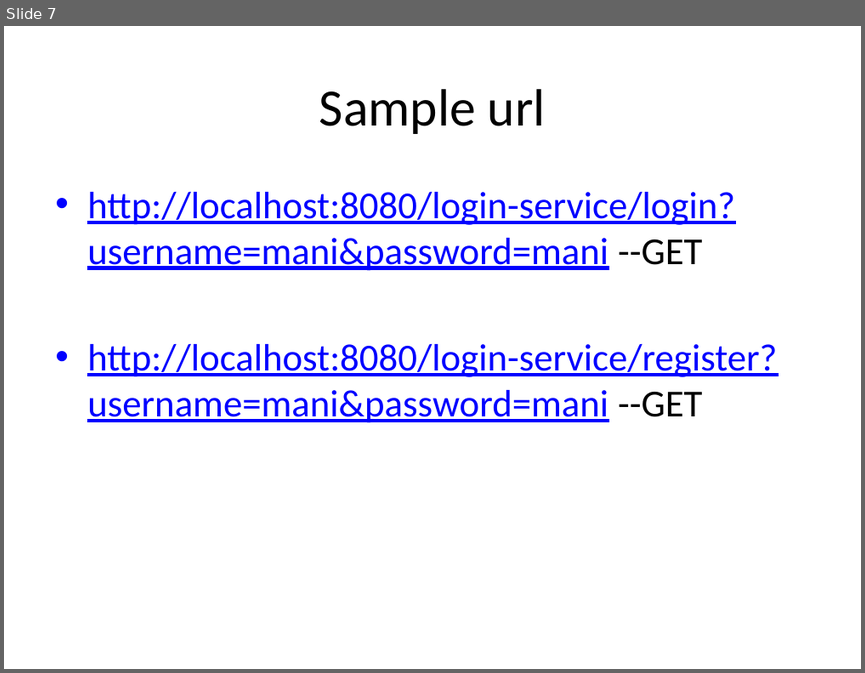
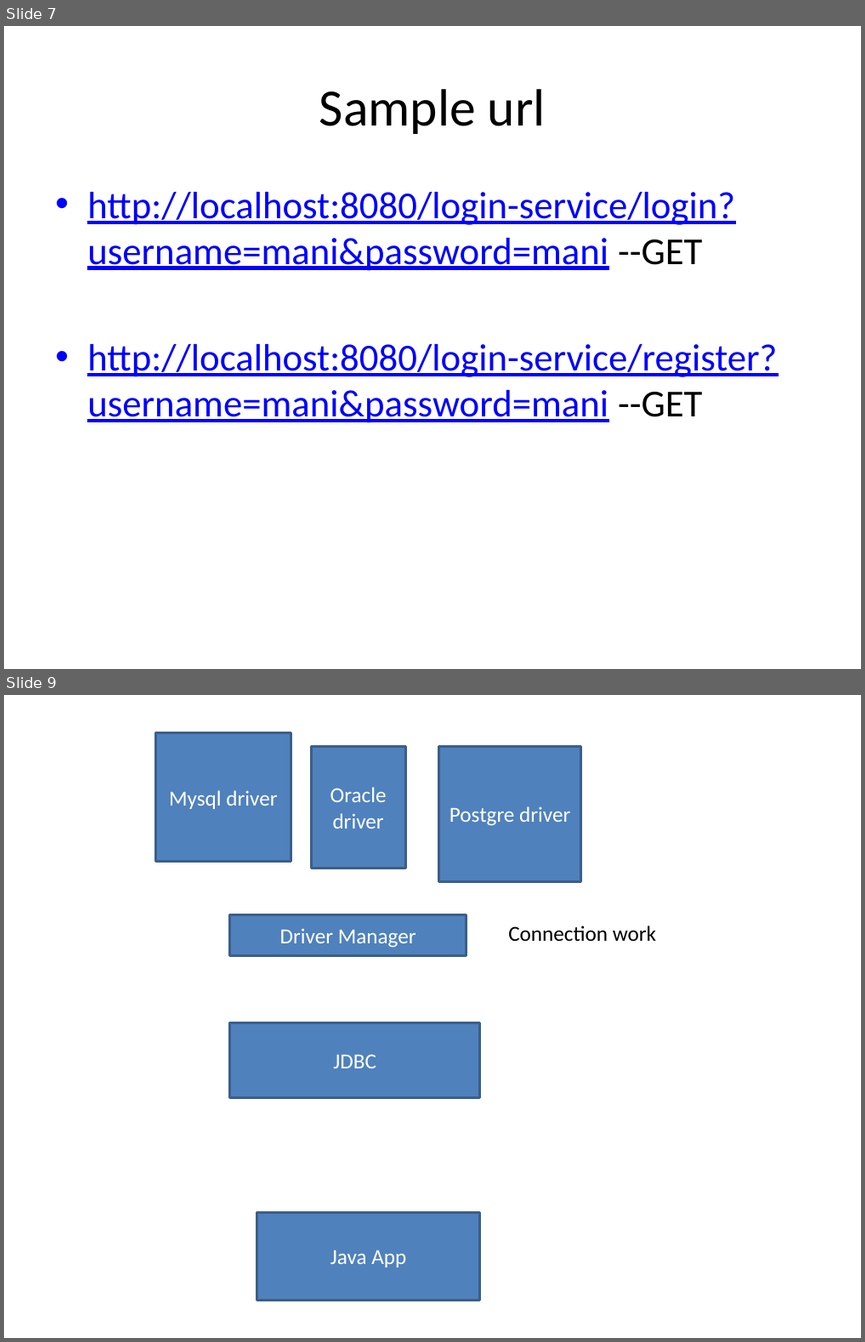
Before and after one commit to shiva3110/Finance-Management-service, a slide deck: notes/SpringbootPPT.pptx. Shown one above the other, each under a label of ours: slide 7 before the commit, slides 7 and 9 after it; the slides between them are not shown. The pictures are 865x673 and 865x1342 pixels, drawn with LibreOffice and Linux fonts; fonts in the diff are those of the drawing. Boxes give left, top, right and bottom in pixels: in the first picture for what was removed or moved away, otherwise in the second. Text is boxed around its words. In the diff, an @@ line names an element or a change of style, - is before the commit and + after.

```diff
--- a/notes/SpringbootPPT.pptx
+++ b/notes/SpringbootPPT.pptx
@@ slide 9 added at [4,695,861,1338], background #FFFFFF @@
@@ rectangle added at [155,732,290,862], fill #4F81BD, outline #3A5F8C 2 pt, 18 pt, text #FFFFFF @@
+Mysql driver
@@ rectangle added at [311,746,405,868], fill #4F81BD, outline #3A5F8C 2 pt, 18 pt, text #FFFFFF @@
+Oracle driver
@@ rectangle added at [439,746,580,881], fill #4F81BD, outline #3A5F8C 2 pt, 18 pt, text #FFFFFF @@
+Postgre driver
@@ rectangle added at [230,915,466,955], fill #4F81BD, outline #3A5F8C 2 pt, 18 pt, text #FFFFFF @@
+Driver Manager
@@ text added at [508,925,656,941], 18 pt, text #000000 @@
+Connection work
@@ rectangle added at [230,1023,479,1098], fill #4F81BD, outline #3A5F8C 2 pt, 18 pt, text #FFFFFF @@
+JDBC
@@ rectangle added at [256,1212,479,1299], fill #4F81BD, outline #3A5F8C 2 pt, 18 pt, text #FFFFFF @@
+Java App
```
Also in this commit, not shown: 9 other slides added, 7 other files.
